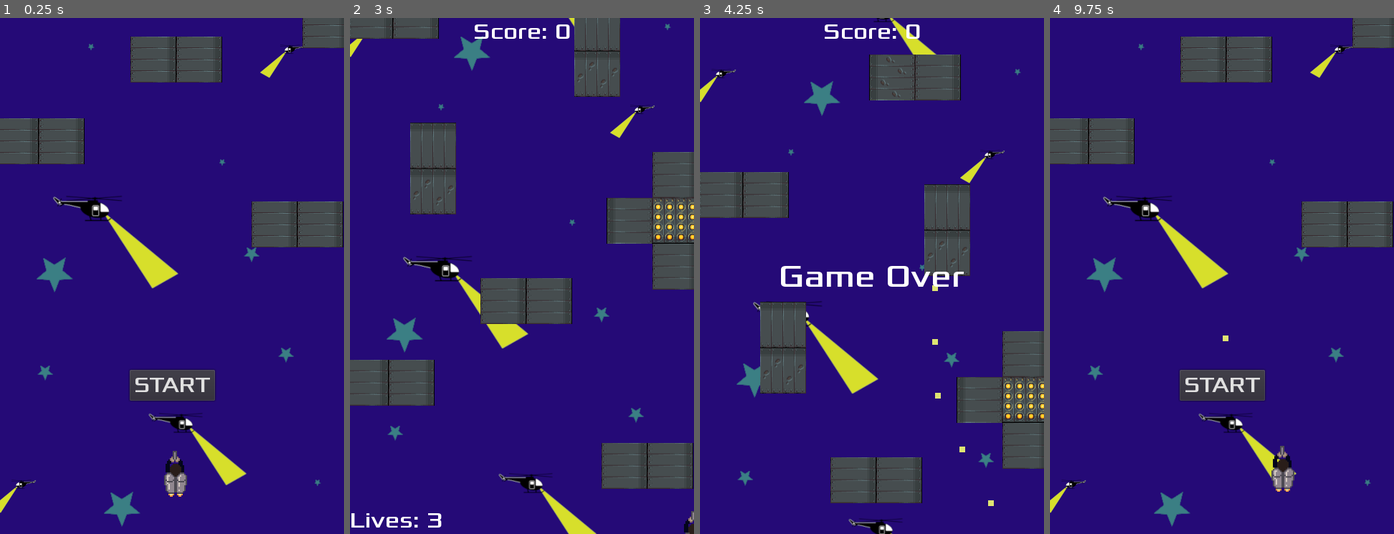
Above: before the commit, frames 1-4 (left to right).
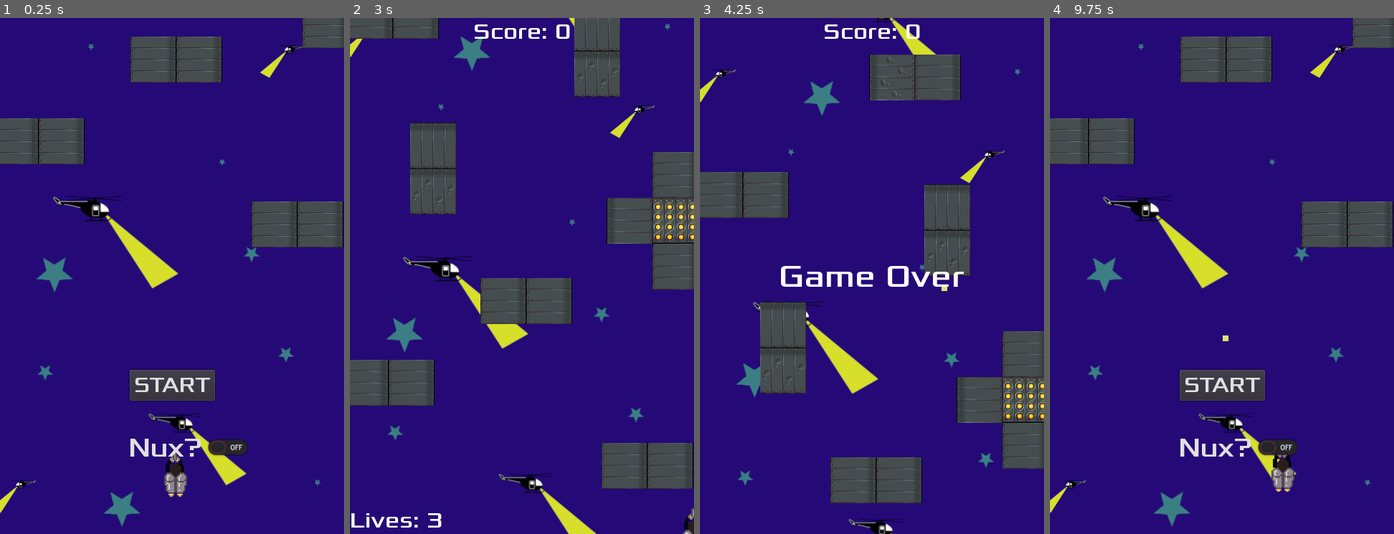
Above: after the commit, the same moments.

Repository: Harrison-Winters/Jet-Pack-Escape
Game: Godot game, scene res://Stage1.tscn
Two runs of this game, one before a commit and one after it. Both use one fixed random seed, a clock stepped at 60 frames per second and the inputs below.
Inputs (mouse positions are in pixels of both pictures, inside the frame that each line leads up to):
- Up to frame 1 (0.25 s): no input
- Up to frame 2 (3 s): click (539, 446) at 0.5 s, where only the run after the commit has a clickable "Nux?"; click "START" at 1.25 s; hold Right (ui_right) 2.03-2.78 s; hold Z (shoot) 2.03-2.78 s; hold Down (ui_down) from 2.78 s (still down); tap Z (shoot) at 2.85 s
- Up to frame 3 (4.25 s): release Down (ui_down) at 3.53 s; hold Right (ui_right) from 3.53 s (still down); hold Z (shoot) from 3.53 s (still down)
- Up to frame 4 (9.75 s): release Right (ui_right) at 4.28 s; release Z (shoot) at 4.28 s; hold Up (ui_up) 4.28-5 s; tap Z (shoot) at 4.35, 6.6, 8.1, 9.6 s; click "START" at 5 s; hold Z (shoot) 5.78-6.53 s; hold Left (ui_left) 5.78-7.28 s; hold Down (ui_down) 7.28-8.03 s; hold Z (shoot) 7.28-8.03 s; hold Right (ui_right) 8.03-8.78 s; hold Up (ui_up) 8.78-9.53 s; hold Z (shoot) 8.78-9.53 s; hold Right (ui_right) from 9.53 s (still down)

The runs differ from the first frame. In frame 1, 0.7% of the frame differs, in the area x 37-73%, y 81-85%; in frame 2, less than 0.1%; in frame 3, 0.1%; in frame 4, 0.7%.

Commit message:
Nux Mode Complete
Used Toggle and disabled collision on player

Diff:
--- a/Jetpack Escape/HUD.gd
+++ b/Jetpack Escape/HUD.gd
@@ -2,6 +2,7 @@
 
 signal restart_game
 signal start_game
+signal nux
 
 
 func _ready():
@@ -28,6 +29,7 @@
 	$StartButton.hide()
 	$ScoreCounter.show()
 	$LifeCounter.show()
+	$NuxToggle.hide()
 	emit_signal("start_game")
 
 func _on_Part1_win():
@@ -36,3 +38,7 @@
 	yield($RestartPauseTimer, "timeout")
 #	$StartButton.show()
 	emit_signal("restart_game")
+
+
+func _on_NuxToggle_toggled(button_pressed):
+	emit_signal("nux")
--- a/Jetpack Escape/HUD.tscn
+++ b/Jetpack Escape/HUD.tscn
@@ -21,6 +21,10 @@
 
 [sub_resource type="DynamicFont" id=5]
 size = 31
+font_data = ExtResource( 1 )
+
+[sub_resource type="DynamicFont" id=6]
+size = 38
 font_data = ExtResource( 1 )
 
 [node name="HUD" type="CanvasLayer"]
@@ -90,4 +94,18 @@
 text = "SCORE: "
 align = 1
 
+[node name="NuxToggle" type="CheckButton" parent="."]
+anchor_left = 0.5
+anchor_top = 0.835
+anchor_right = 0.5
+anchor_bottom = 0.835
+margin_left = -67.0
+margin_top = -29.2
+margin_right = 91.0
+margin_bottom = 25.8
+custom_colors/font_color_hover_pressed = Color( 0.317647, 0.666667, 0.172549, 1 )
+custom_fonts/font = SubResource( 6 )
+text = "Nux?"
+
 [connection signal="pressed" from="StartButton" to="." method="_on_StartButton_pressed"]
+[connection signal="toggled" from="NuxToggle" to="." method="_on_NuxToggle_toggled"]
--- a/Jetpack Escape/PlayerCollisionObject.gd
+++ b/Jetpack Escape/PlayerCollisionObject.gd
@@ -79,3 +79,8 @@
 	shieldSpirite.visible = false
 func _on_PlayerShotTimer_timeout():
 	can_shoot = true
+
+
+
+func _on_HUD_nux():
+	$CollisionShape2D.disabled = !$CollisionShape2D.disabled
--- a/Jetpack Escape/Stage1.tscn
+++ b/Jetpack Escape/Stage1.tscn
@@ -74,6 +74,7 @@
 stretch_mode = 2
 script = ExtResource( 8 )
 
+[connection signal="nux" from="HUD" to="PlayerCollisionObject" method="_on_HUD_nux"]
 [connection signal="restart_game" from="HUD" to="." method="_on_HUD_restart_game"]
 [connection signal="start_game" from="HUD" to="TextureRect" method="_on_HUD_start_game"]
 [connection signal="win" from="Part1" to="HUD" method="_on_Part1_win"]
Not shown: 1 places in Jetpack Escape/HUD.tscn that only renumber resources
